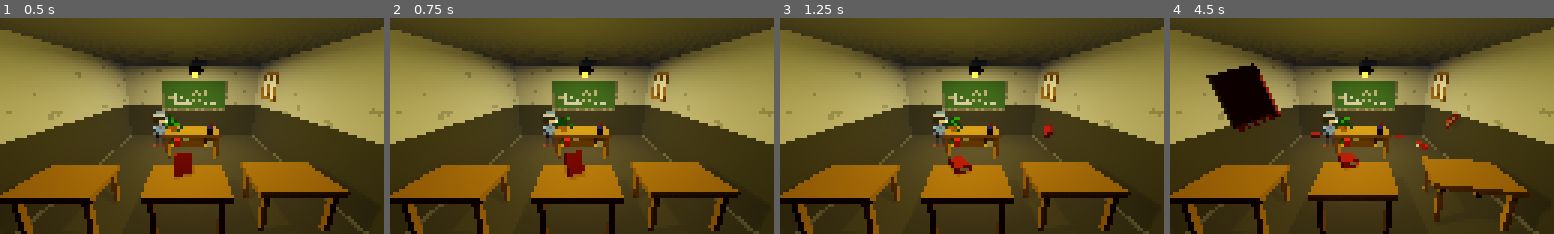
Above: before the commit, frames 1-4 (left to right).
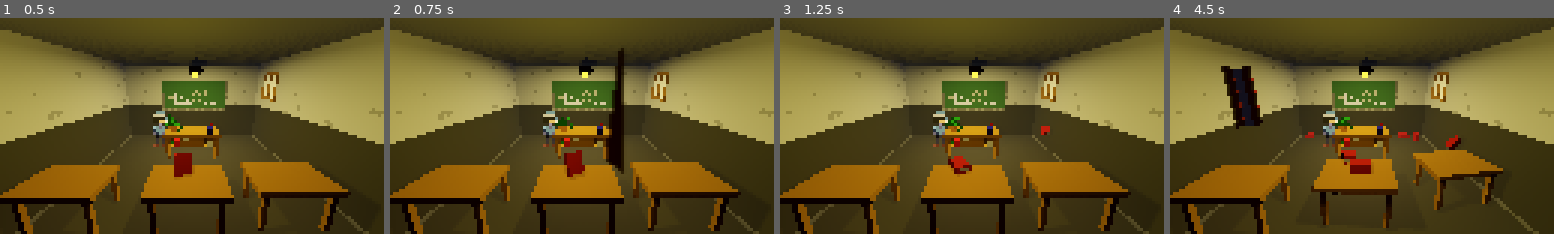
Above: after the commit, the same moments.

Repository: MoFa-Development/TheAbsolutelyTrueGame
Game: Godot game, scene res://scenes/Room.tscn
Same seed, same stepped clock (60 frames per second), same inputs: the game is played once before the commit and once after it.
Inputs (mouse positions are in pixels of both pictures, inside the frame that each line leads up to):
- Up to frame 1 (0.5 s): no input
- Up to frame 2 (0.75 s): move the mouse to (666, 115) at 0.52 s; click (666, 115) at 0.67 s
- Up to frame 3 (1.25 s): no input
- Up to frame 4 (4.5 s): drag from (1285, 136) to (1342, 169) at 1.27 s; move the mouse to (1400, 78) at 2.02 s; click (1400, 78) at 2.17 s; drag from (1342, 169) to (1246, 93) at 2.77 s; move the mouse to (1477, 158) at 3.52 s; click (1477, 158) at 3.67 s; drag from (1246, 93) to (1304, 72) at 4.27 s

Frame 1 is identical in both runs. In frame 2, 1.8% of the frame differs, in the area x 56-61%, y 13-73%; in frame 3, 0.1%; in frame 4, 9.0%, in the area x 9-93%, y 20-100%.

Commit message:
Updated impulse values

Diff:
--- a/src/scenes/Room.tscn
+++ b/src/scenes/Room.tscn
@@ -45,7 +45,7 @@
 		var result = space_state.intersect_ray( from, to )
 
 		if result.size() > 0:
-			book.apply_impulse(Vector3(rand_range(0, 0.1), rand_range(0, 0.1), rand_range(0, 0.1)), (result.position - book.global_transform.origin) * forceFactor)
+			book.apply_impulse(Vector3(rand_range(0, 0.03), rand_range(0, 0.03), rand_range(0, 0.03)), (result.position - book.global_transform.origin) * forceFactor)
 "
 
 [sub_resource type="SpatialMaterial" id=3]
